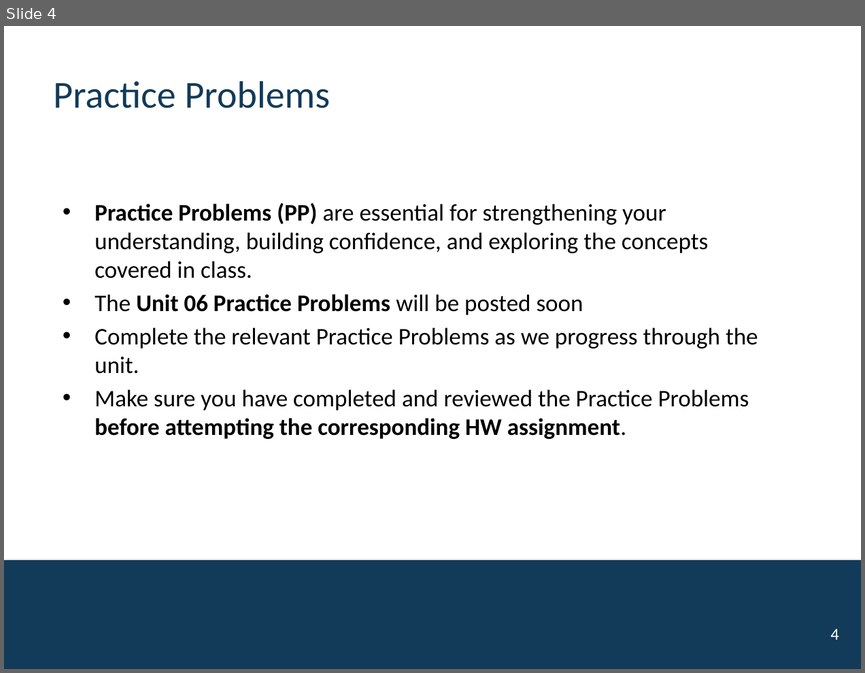
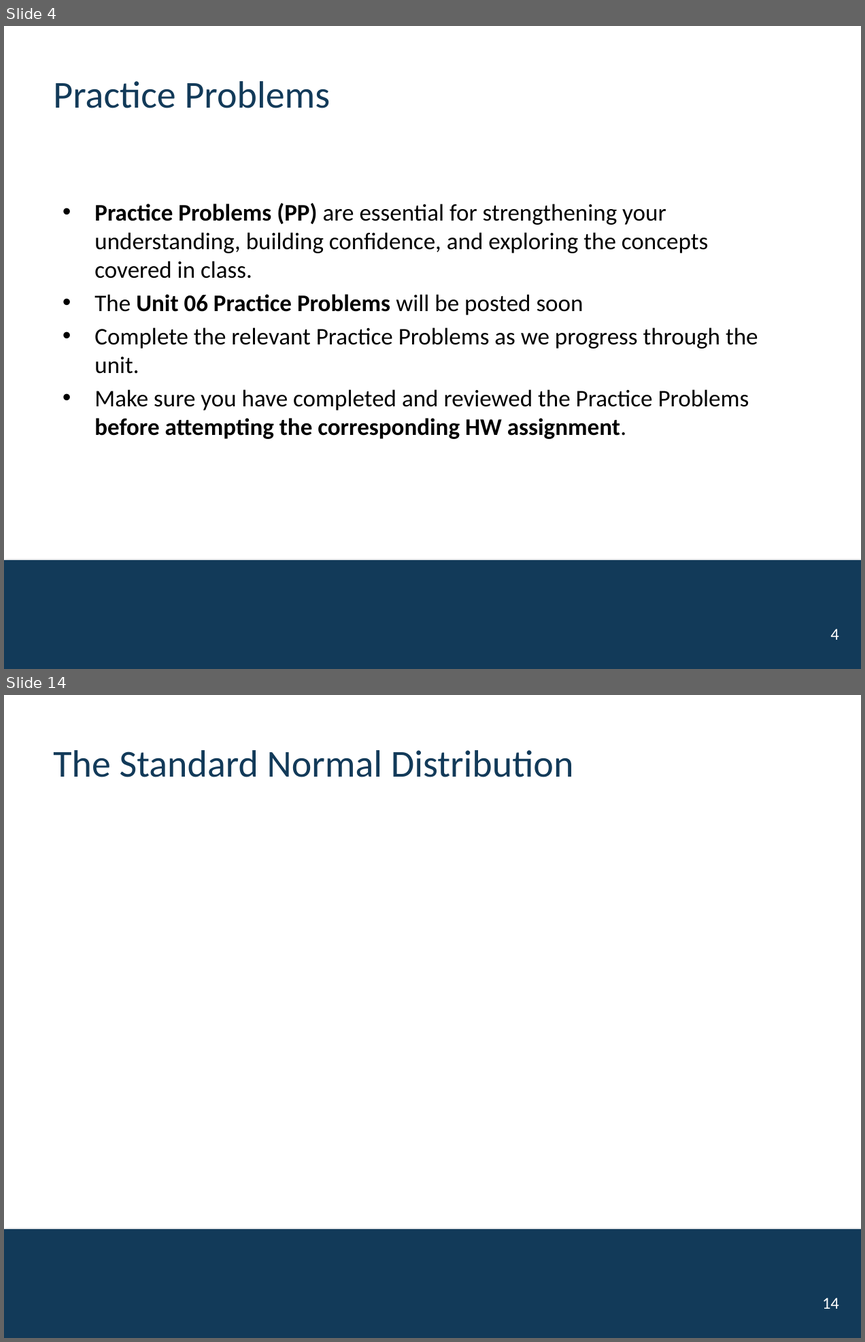
Before and after one commit to mutasim221B/CWRU-STAT-312-Fall-26, a slide deck: docs/activities/Unit-06-Normal-CTL.pptx. Shown one above the other, each under a label of ours: slide 4 before the commit, slides 4 and 14 after it; the slides between them are not shown. The pictures are 865x673 and 865x1342 pixels, drawn with LibreOffice and Linux fonts; fonts in the diff are those of the drawing; background and template pictures are left out. Boxes give left, top, right and bottom in pixels: in the first picture for what was removed or moved away, otherwise in the second. Text is boxed around its words. In the diff, an @@ line names an element or a change of style, - is before the commit and + after.

```diff
--- a/docs/activities/Unit-06-Normal-CTL.pptx
+++ b/docs/activities/Unit-06-Normal-CTL.pptx
@@ slide 14 added at (4,695,861,1338), background #FFFFFF; not listed: 1 template element that a slide beside it also shows @@
@@ title added at (53,750,574,777), 32 pt, text #123A59 @@
+The Standard Normal Distribution
@@ page number added at (822,1297,839,1308), 14 pt, text #FFFFFF @@
+14
```
Also in this commit, not shown: 10 other slides added, 13 other files.
